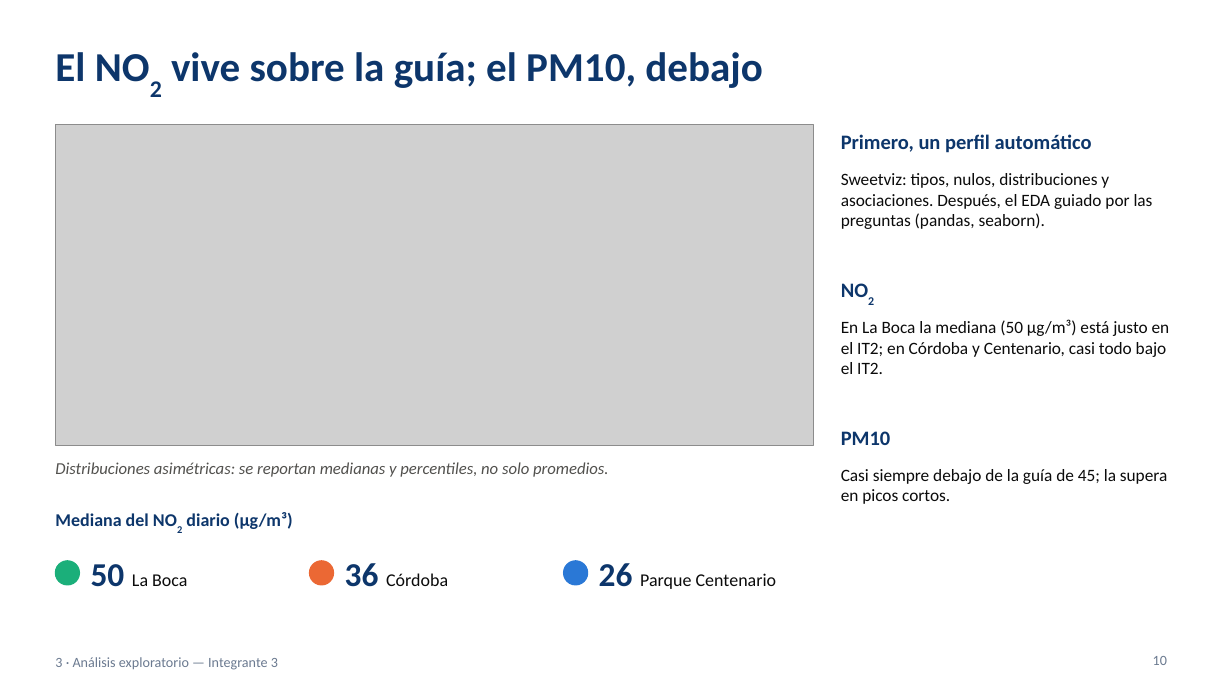
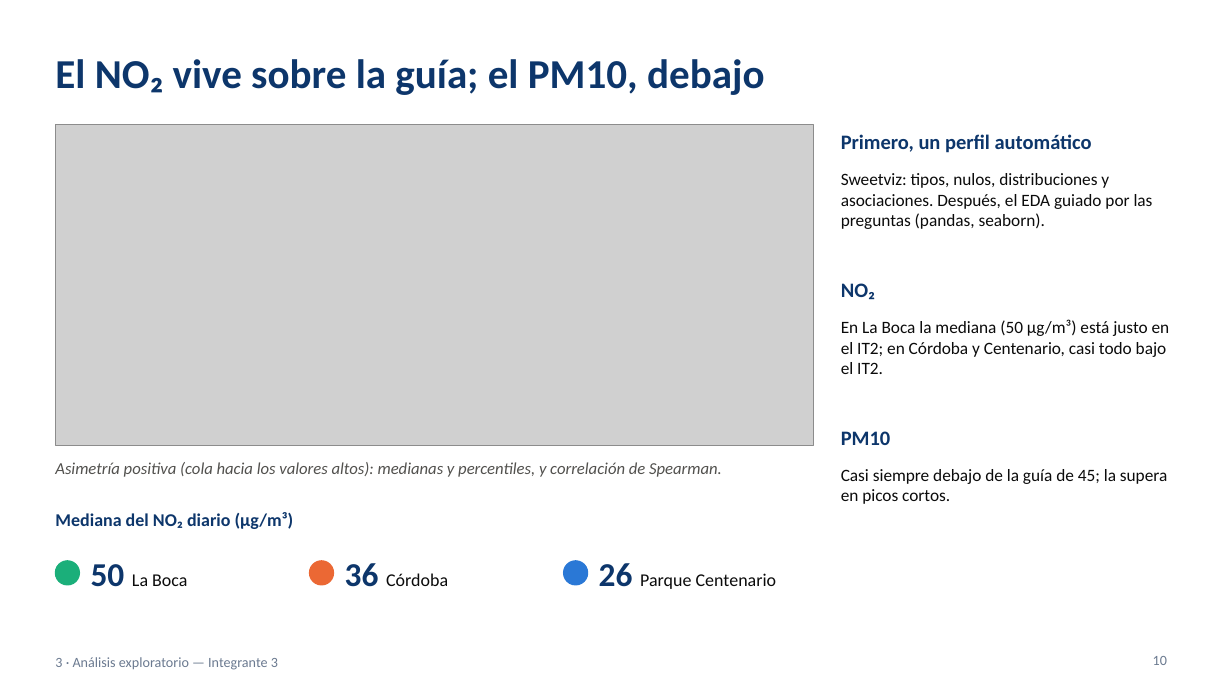
Before and after one commit to ezequielmaranda/nox-ciudad, a slide deck: slide 10 of presentacion/presentacion_tp_aire_oms.pptx. Drawn at 1232x693 pixels with LibreOffice and Linux fonts; fonts in the diff are those of the drawing; grey boxes stand for pictures. Boxes give left, top, right and bottom in pixels: in the first picture for what was removed or moved away, otherwise in the second. Text is boxed around its words. In the diff, an @@ line names an element or a change of style, - is before the commit and + after.

```diff
--- a/presentacion/presentacion_tp_aire_oms.pptx
+++ b/presentacion/presentacion_tp_aire_oms.pptx
@@ title at box(55, 59, 765, 95): text changed @@
-El NO2 vive sobre la guía; el PM10, debajo
+El NO₂ vive sobre la guía; el PM10, debajo
@@ text at box(841, 283, 875, 300): text changed @@
-NO2
+NO₂
@@ text at box(55, 462, 722, 477): text changed @@
-Distribuciones asimétricas: se reportan medianas y percentiles, no solo promedios.
+Asimetría positiva (cola hacia los valores altos): medianas y percentiles, y correlación de Spearman.
@@ text at box(55, 512, 294, 529): text changed @@
-Mediana del NO2 diario (µg/m³)
+Mediana del NO₂ diario (µg/m³)
```
Also in this commit, not shown: 20 other slides changed, 1 other file.
